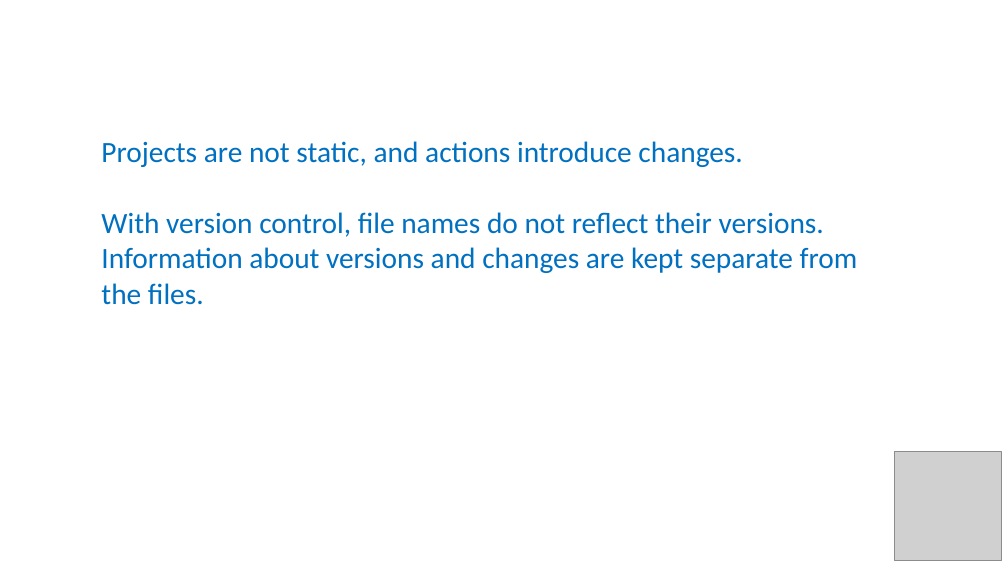
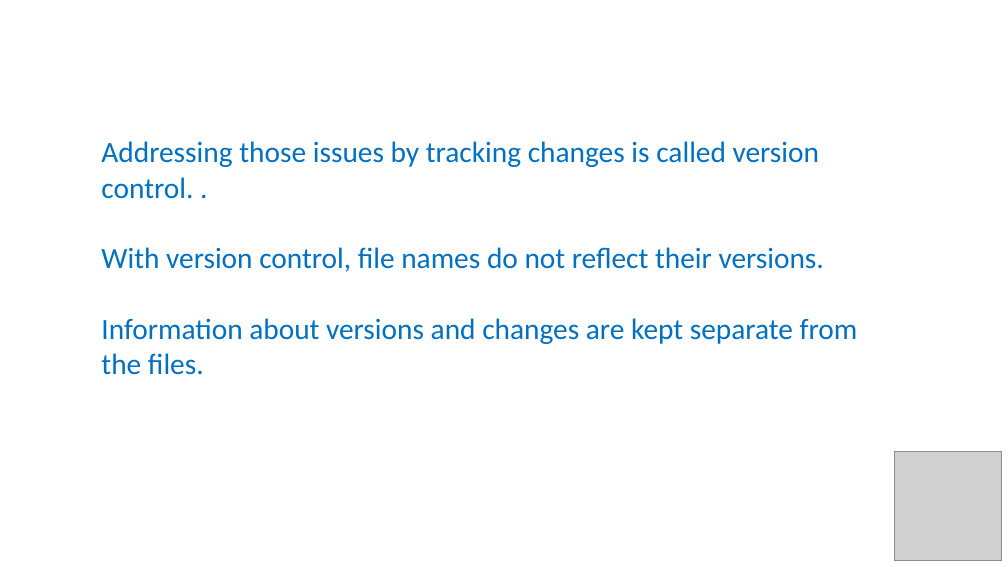
Before and after one commit to tobyhodges/solid-waddle, a slide deck: slide 6 of instructors/11-Version_Control_BT.pptx (slide 2 before the commit). Drawn at 1008x567 pixels with LibreOffice and Linux fonts; fonts in the diff are those of the drawing; grey boxes stand for pictures. Boxes give left, top, right and bottom in pixels: in the first picture for what was removed or moved away, otherwise in the second. Text is boxed around its words. In the diff, an @@ line names an element or a change of style, - is before the commit and + after.

```diff
--- a/instructors/11-Version_Control_BT.pptx
+++ b/instructors/11-Version_Control_BT.pptx
@@ text at box(101, 141, 858, 375): text changed @@
-Projects are not static, and actions introduce changes.
-With version control, file names do not reflect their versions. Information about versions and changes are kept separate from the files.
+Addressing those issues by tracking changes is called version control. .
+With version control, file names do not reflect their versions.
+Information about versions and changes are kept separate from the files.
```
Also in this commit, not shown: 4 other slides changed, 10 slides added, 4 other files.
